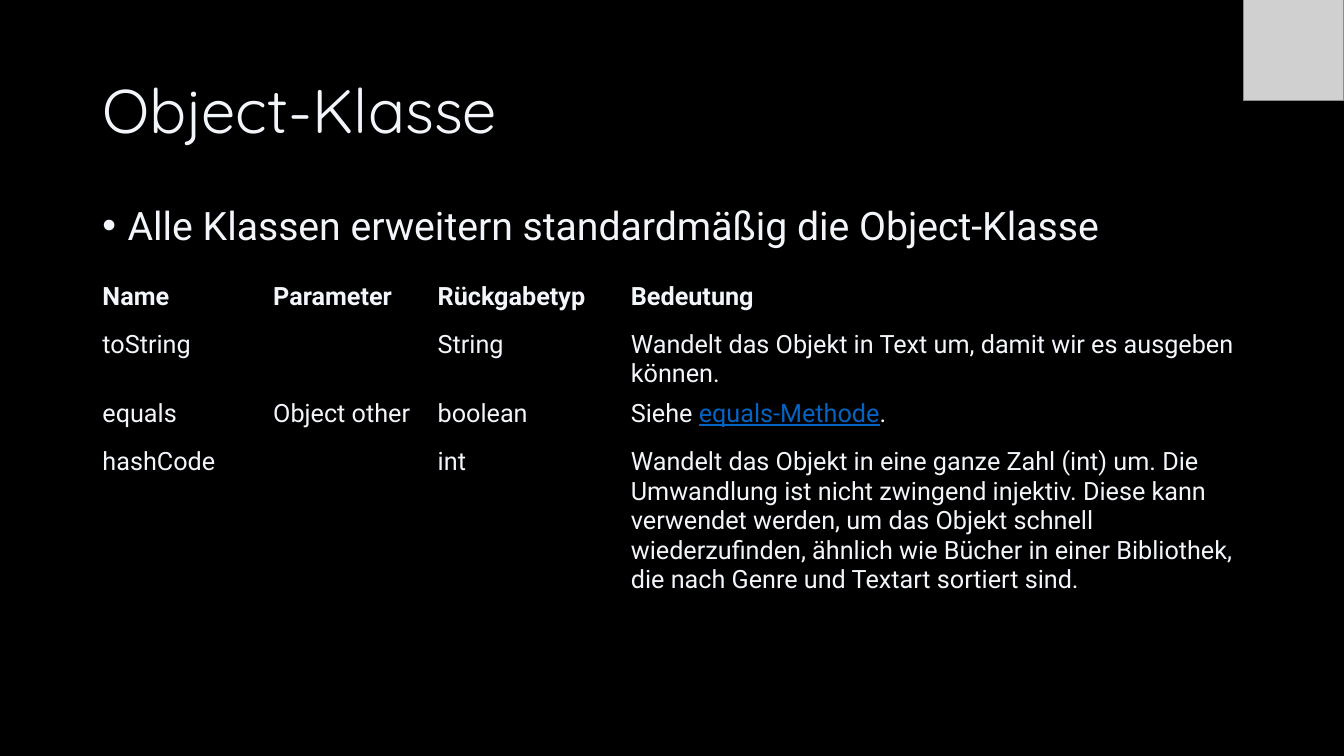
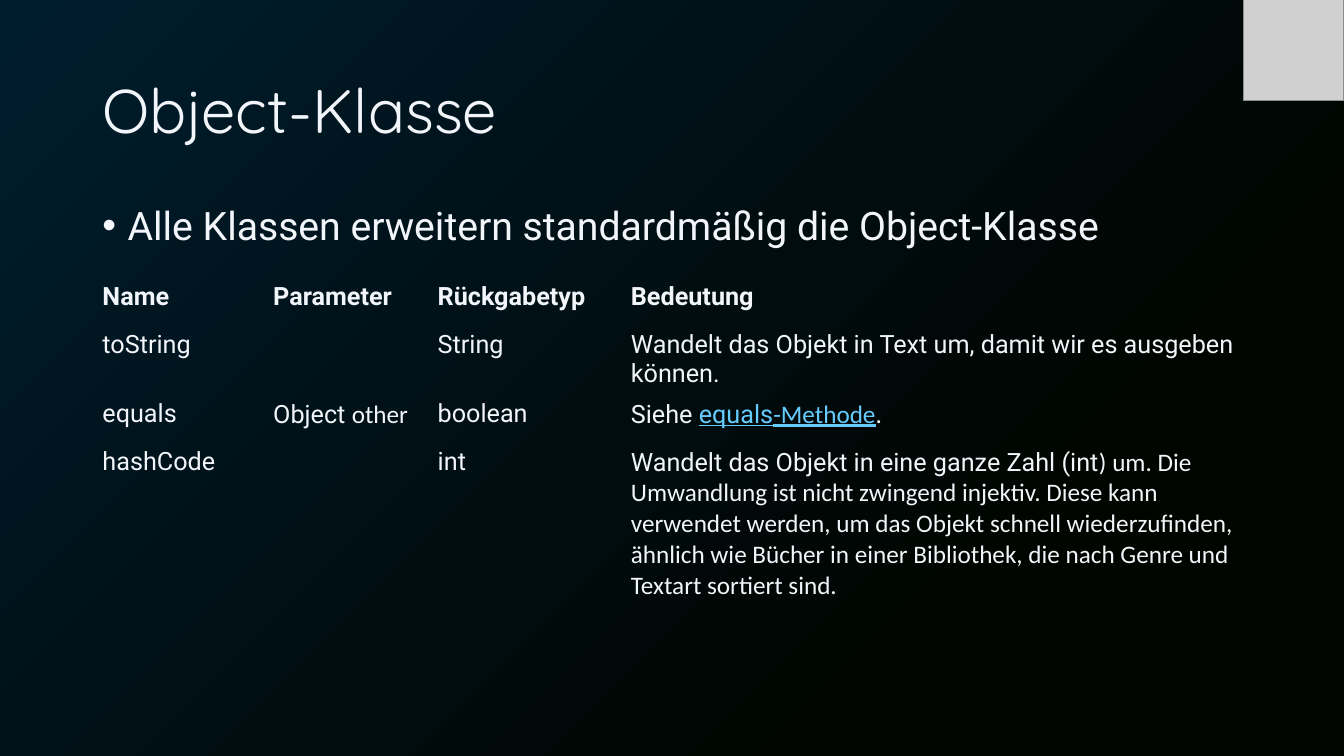
Before and after one commit to Cactusroot/Java, a slide deck: slide 83 of src/Java.pptx. Drawn at 1344x756 pixels with LibreOffice and Linux fonts; fonts in the diff are those of the drawing; grey boxes stand for pictures. Boxes give left, top, right and bottom in pixels: in the first picture for what was removed or moved away, otherwise in the second. Text is boxed around its words. In the diff, an @@ line names an element or a change of style, - is before the commit and + after.

```diff
--- a/src/Java.pptx
+++ b/src/Java.pptx
@@ background #000000 to gradient #001D2E to #000500 @@
@@ table at (93,276,1252,604) @@
@@ font Roboto to Calibri in "other", "equals-Methode.", "(int) um. Die Umwandlung ist nicht zwingend ..." @@
@@ text colour #0563C1 to #66CCFF in "equals-Methode." @@
```
Also in this commit, not shown: 108 other slides changed, 4 slides added, 1 slide removed, 1 other file.
